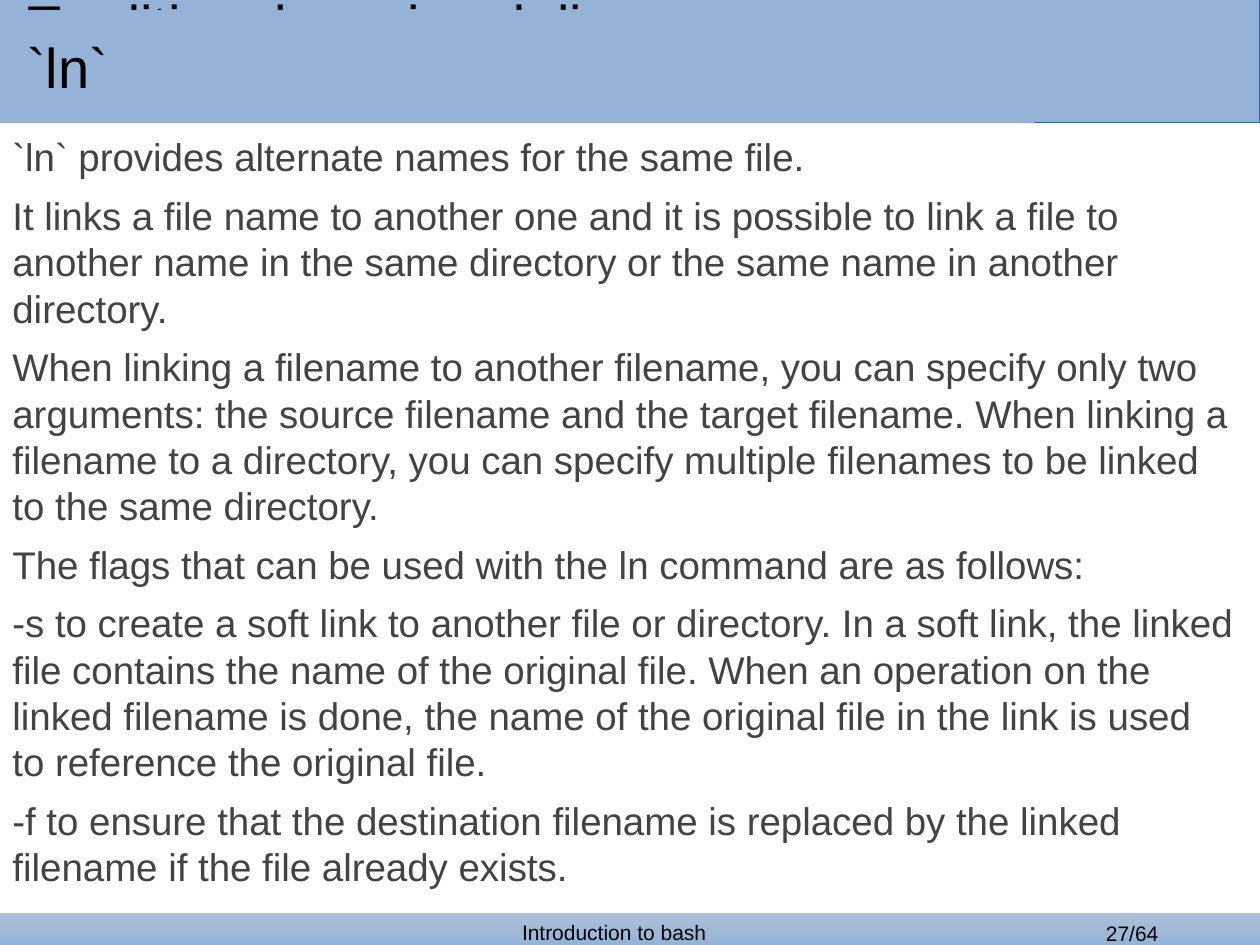
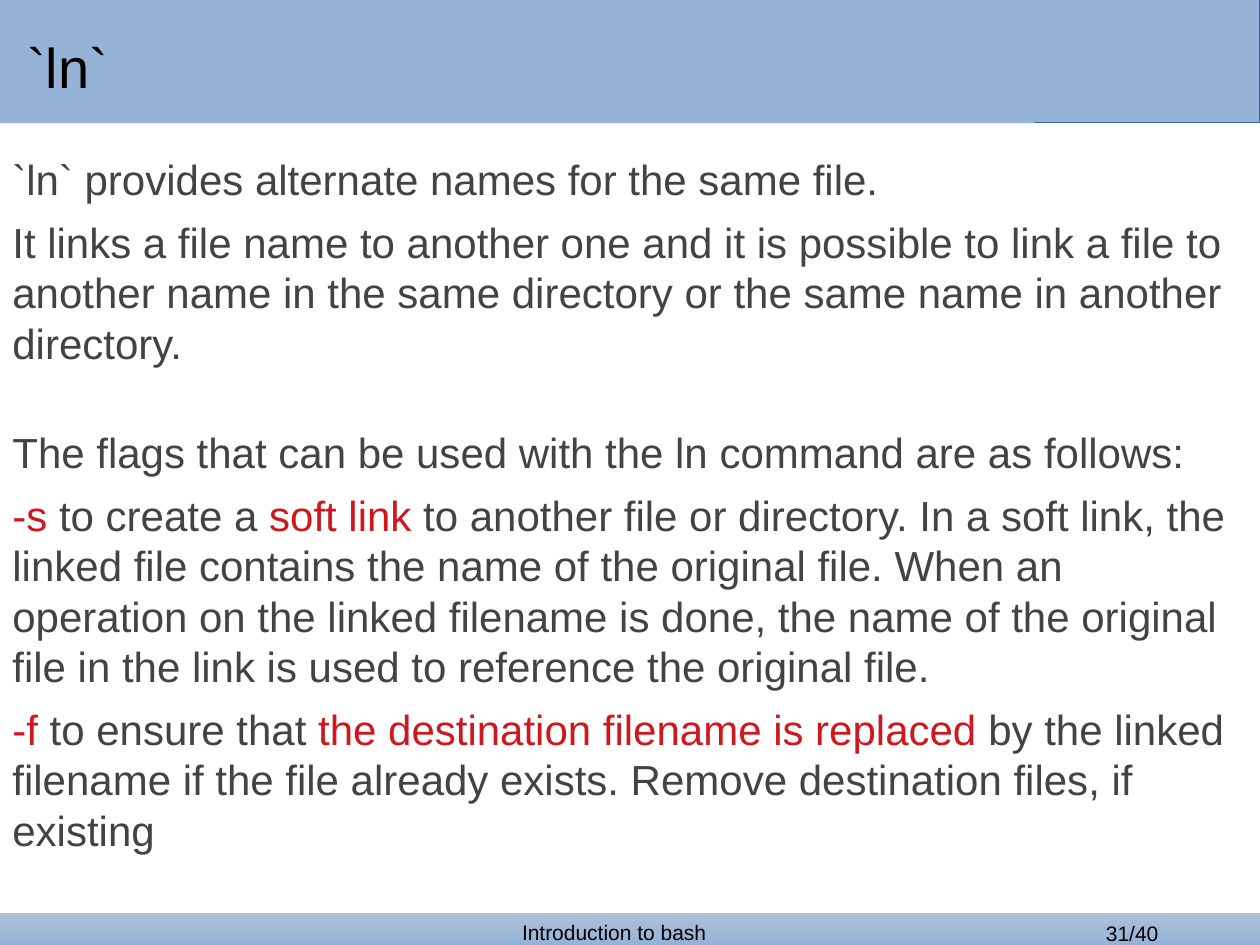
Before and after one commit to bertocco/abilita_info_units_1920, a slide deck: slide 31 of lezioni/bash_lessons/bash_1.odp (slide 27 before the commit). Drawn at 1260x945 pixels with LibreOffice and Linux fonts; fonts in the diff are those of the drawing; background and template pictures are left out. Boxes give left, top, right and bottom in pixels: in the first picture for what was removed or moved away, otherwise in the second. Text is boxed around its words. In the diff, an @@ line names an element or a change of style, - is before the commit and + after.

```diff
--- a/lezioni/bash_lessons/bash_1.odp
+++ b/lezioni/bash_lessons/bash_1.odp
@@ title removed at (27, 4, 688, 56) @@
-Traditional service delivery
@@ text "`ln` provides alternate names for ...": place and size @@
-text "`ln` provides alternate names for ..." at (12, 142, 1232, 882)
+text "`ln` provides alternate names for ..." at (12, 164, 1225, 854)
@@ text at (12, 164, 1225, 690): size 22 to 24 pt in "`ln` provides alternate names for the same ...", "It links a file name to another ...", "The flags that can be used with ...", "-s to create a soft link to ..."; text colour #434343 to #CE181E in "-s soft link" @@
@@ text at (12, 353, 1227, 528): paragraph removed @@
-When linking a filename to another filename, you can specify only two arguments: the source filename and the target filename. When linking a filename to a directory, you can specify multiple filenames to be linked to the same directory.
@@ text at (12, 714, 1224, 854): text changed; size 22 to 24 pt @@
--f to ensure that the destination filename is replaced by the linked filename if the file already exists.
+-f to ensure that the destination filename is replaced by the linked filename if the file already exists. Remove destination files, if existing
@@ page number at (1106, 926, 1158, 942): text changed @@
-27/64
+31/40
```
Also in this commit, not shown: 4 other slides changed, 9 slides added, 33 slides removed, 1 other file.
